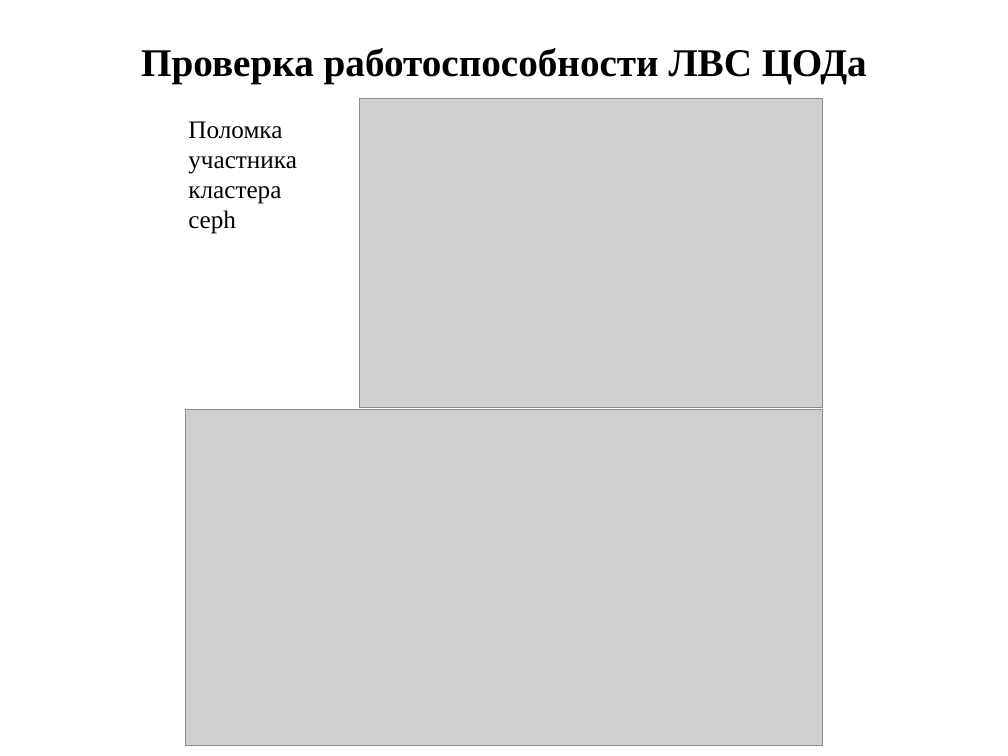
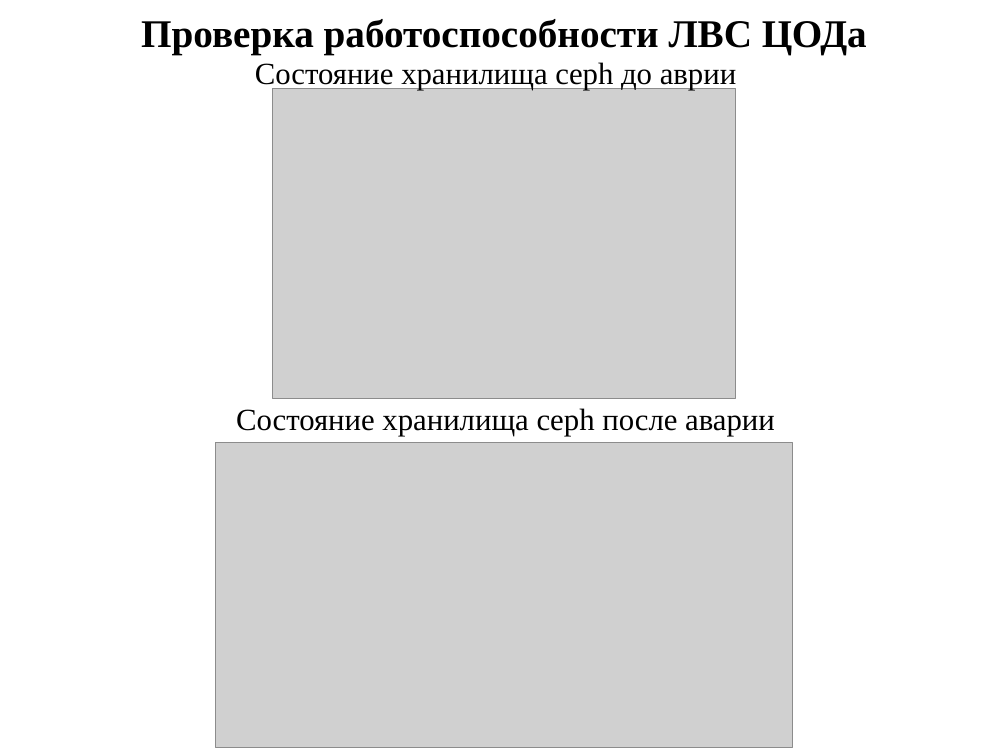
Before and after one commit to Ivashkka/diplom, a slide deck: slide 24 of Diplom_Rakov.pptx (slide 32 before the commit). Drawn at 1008x756 pixels with LibreOffice and Linux fonts; fonts in the diff are those of the drawing; grey boxes stand for pictures. Boxes give left, top, right and bottom in pixels: in the first picture for what was removed or moved away, otherwise in the second. Text is boxed around its words. In the diff, an @@ line names an element or a change of style, - is before the commit and + after.

```diff
--- a/Diplom_Rakov.pptx
+++ b/Diplom_Rakov.pptx
@@ text "Проверка работоспособности ЛВС ЦОДа": place and size @@
-text "Проверка работоспособности ЛВС ЦОДа" at <box>141,48,867,84</box>
+text "Проверка работоспособности ЛВС ЦОДа" at <box>141,19,867,55</box>
@@ text added at <box>255,62,736,90</box>, 22 pt, text #000000 @@
+Состояние хранилища ceph до аврии
@@ picture: place and size @@
-picture at <box>359,99,822,408</box>
+picture at <box>272,89,735,398</box>
@@ text at <box>236,408,775,436</box>: text changed; size 18 to 22 pt @@
-Поломка участника кластера ceph
+Состояние хранилища ceph после аварии
@@ picture: place and size @@
-picture at <box>185,409,822,745</box>
+picture at <box>216,443,793,747</box>
```
Also in this commit, not shown: 20 other slides changed, 8 slides removed.
